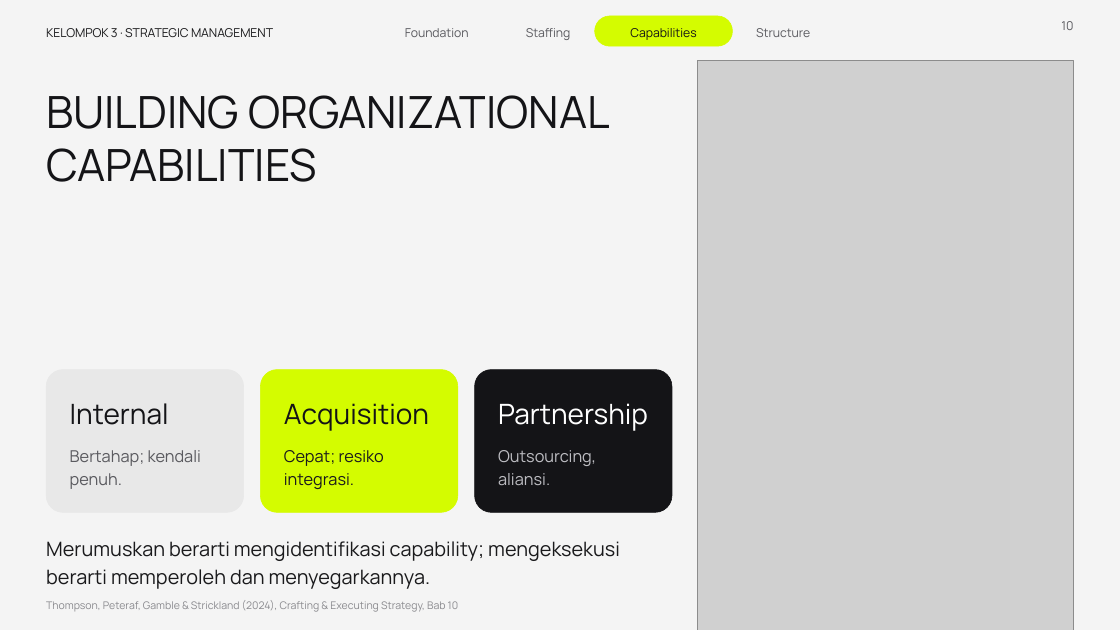
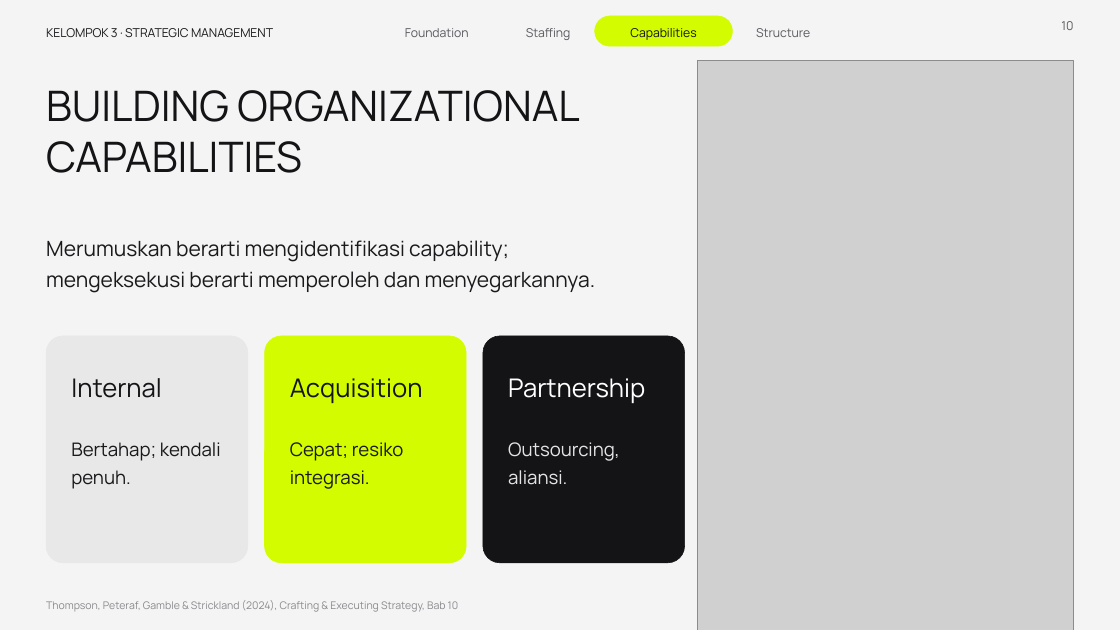
Before and after one commit to aslihabnuri/Dom-Manipulation, a slide deck: slide 10 of presentasi_ch10_kelompok3/SMJKT_Group 3_Aslih_Chapter 10 Strategy Execution.pptx. Drawn at 1120x630 pixels with LibreOffice and Linux fonts; fonts in the diff are those of the drawing; grey boxes stand for pictures. Boxes give left, top, right and bottom in pixels: in the first picture for what was removed or moved away, otherwise in the second. Text is boxed around its words. In the diff, an @@ line names an element or a change of style, - is before the commit and + after.

```diff
--- a/presentasi_ch10_kelompok3/SMJKT_Group 3_Aslih_Chapter 10 Strategy Execution.pptx
+++ b/presentasi_ch10_kelompok3/SMJKT_Group 3_Aslih_Chapter 10 Strategy Execution.pptx
@@ text "BUILDING ORGANIZATIONAL CAPABILITIES" at (46,90,580,173): size 38 to 36 pt @@
@@ text "Merumuskan berarti mengidentifikasi capability; mengeksekusi ...": place and size @@
-text "Merumuskan berarti mengidentifikasi capability; mengeksekusi ..." at (46,541,620,589)
+text "Merumuskan berarti mengidentifikasi capability; mengeksekusi ..." at (46,240,596,293)
@@ text "Merumuskan berarti mengidentifikasi capability; mengeksekusi ..." at (46,240,596,293): size 17 to 18 pt; line spacing 1.15 to 1.2 @@
@@ rounded rectangle: place and size @@
-rounded rectangle at (46,370,244,513)
+rounded rectangle at (46,336,248,563)
@@ rounded rectangle: place and size @@
-rounded rectangle at (260,370,458,513)
+rounded rectangle at (265,336,466,563)
@@ proportions changed in 3 elements at (46,336,248,563), (265,336,466,563), (483,336,685,563) @@
@@ rounded rectangle: place and size @@
-rounded rectangle at (475,370,672,513)
+rounded rectangle at (483,336,685,563)
@@ text "Internal": place and size @@
-text "Internal" at (70,403,169,425)
+text "Internal" at (71,378,162,398)
@@ text "Acquisition": place and size @@
-text "Acquisition" at (284,403,429,431)
+text "Acquisition" at (290,378,423,403)
@@ size 24 to 22 pt; vertical alignment middle to top in 3 elements at (71,378,162,398), (290,378,423,403), (508,378,645,403) @@
@@ text "Partnership": place and size @@
-text "Partnership" at (498,403,648,431)
+text "Partnership" at (508,378,645,403)
@@ text "Bertahap; kendali penuh.": place and size @@
-text "Bertahap; kendali penuh." at (70,450,201,489)
+text "Bertahap; kendali penuh." at (71,442,221,489)
@@ text "Bertahap; kendali penuh." at (71,442,221,489): size 14 to 16 pt, text colour #5A5A5F to #1A1A1C; line spacing 1.2 to 1.25 @@
@@ text "Cepat; resiko integrasi.": place and size @@
-text "Cepat; resiko integrasi." at (284,450,384,489)
+text "Cepat; resiko integrasi." at (290,442,404,489)
@@ text "Cepat; resiko integrasi." at (290,442,404,489): size 14 to 16 pt; line spacing 1.2 to 1.25 @@
@@ text "Outsourcing, aliansi.": place and size @@
-text "Outsourcing, aliansi." at (498,450,596,485)
+text "Outsourcing, aliansi." at (508,442,620,485)
@@ text "Outsourcing, aliansi." at (508,442,620,485): size 14 to 16 pt, text colour #BDBDC2 to #E4E4E7; line spacing 1.2 to 1.25 @@
```
Also in this commit, not shown: 9 other slides changed, 1 other file.
